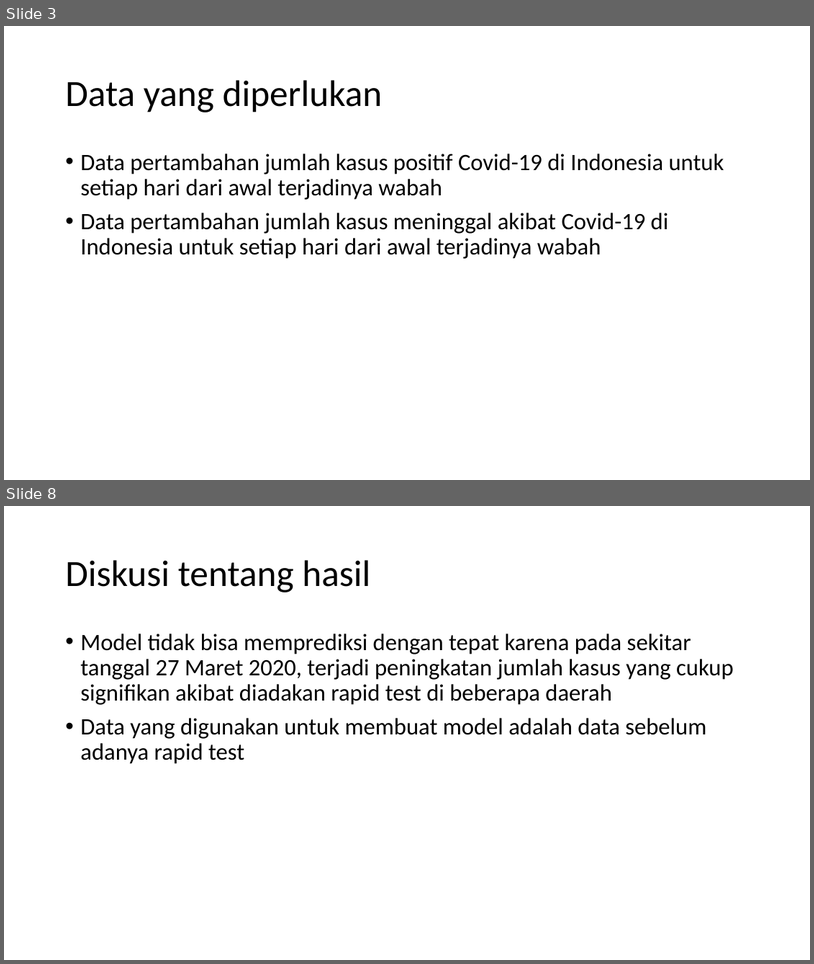
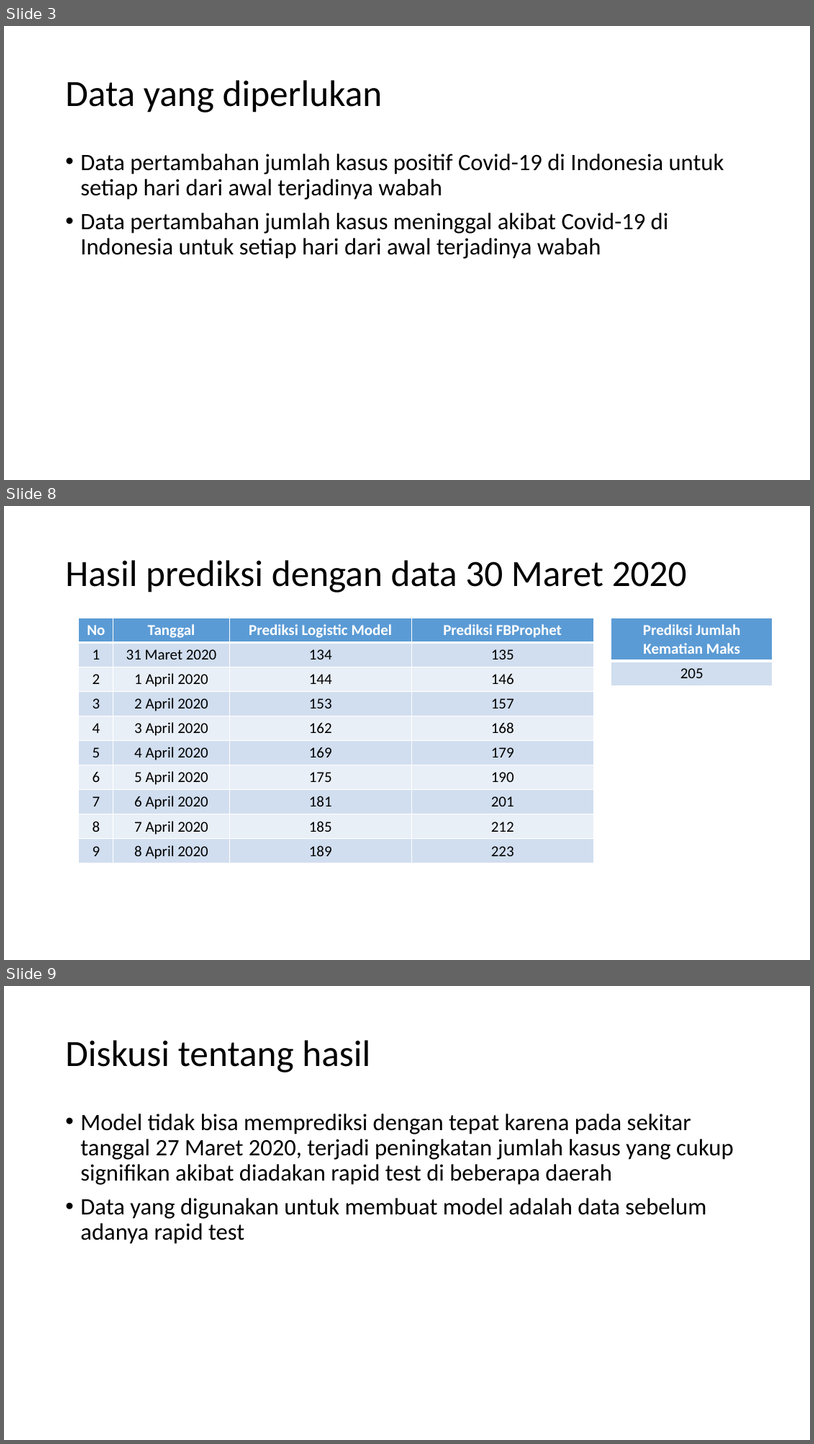
Before and after one commit to andreasnovian/IF5175-ADB-Covid19, a slide deck: PPT-ADB-Predicting Covid19 death cases in Indonesia.pptx. Shown one above the other, each under a label of ours: slides 3 and 8 before the commit, slides 3, 8 and 9 after it; the slides between them are not shown. The pictures are 814x964 and 814x1444 pixels, drawn with LibreOffice and Linux fonts; fonts in the diff are those of the drawing. Boxes give left, top, right and bottom in pixels: in the first picture for what was removed or moved away, otherwise in the second. Text is boxed around its words. In the diff, an @@ line names an element or a change of style, - is before the commit and + after.

Commit message:
Update data sampai 30 Maret 2020

```diff
--- a/PPT-ADB-Predicting Covid19 death cases in Indonesia.pptx
+++ b/PPT-ADB-Predicting Covid19 death cases in Indonesia.pptx
@@ slide 8 added at bbox=[4, 506, 810, 960], background #FFFFFF @@
@@ title added at bbox=[65, 560, 687, 592], 44 pt, text #000000 @@
+Hasil prediksi dengan data 30 Maret 2020
@@ table added at bbox=[79, 618, 594, 864], 10 rows, 4 columns @@
+No | Tanggal | Prediksi Logistic Model | Prediksi FBProphet
+1 | 31 Maret 2020 | 134 | 135
+2 | 1 April 2020 | 144 | 146
+3 | 2 April 2020 | 153 | 157
+4 | 3 April 2020 | 162 | 168
+5 | 4 April 2020 | 169 | 179
+6 | 5 April 2020 | 175 | 190
+7 | 6 April 2020 | 181 | 201
+8 | 7 April 2020 | 185 | 212
+9 | 8 April 2020 | 189 | 223
@@ table added at bbox=[612, 618, 773, 685], 2 rows, 1 columns @@
+Prediksi Jumlah Kematian Maks
+205
@@ what was slide 8 is now slide 9 @@
```
Also in this commit, not shown: 4 slides changed, 15 other files.
